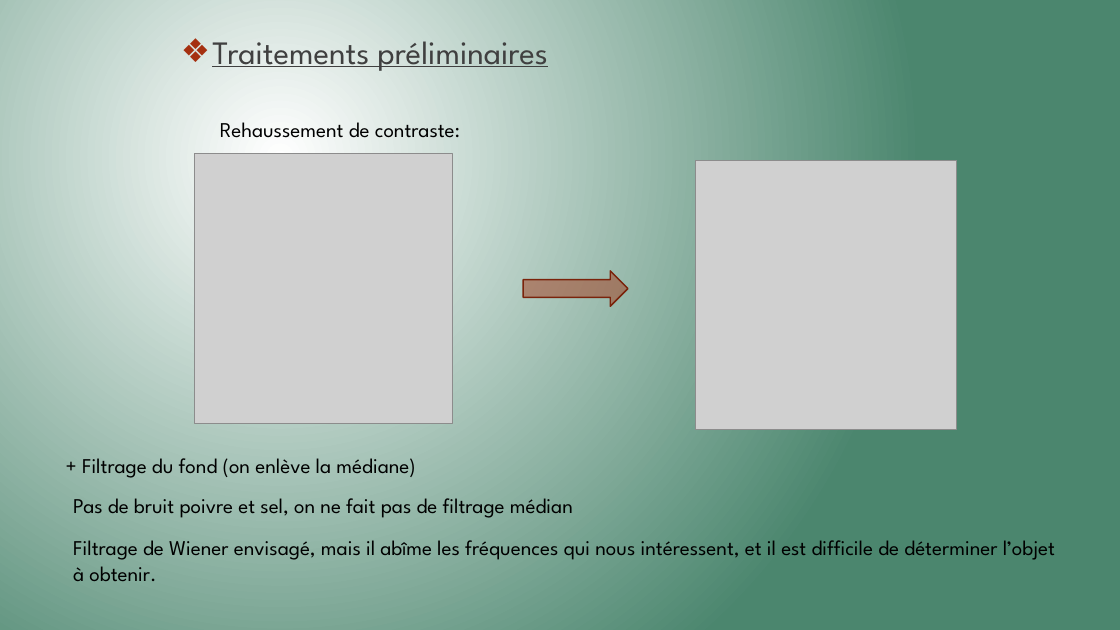
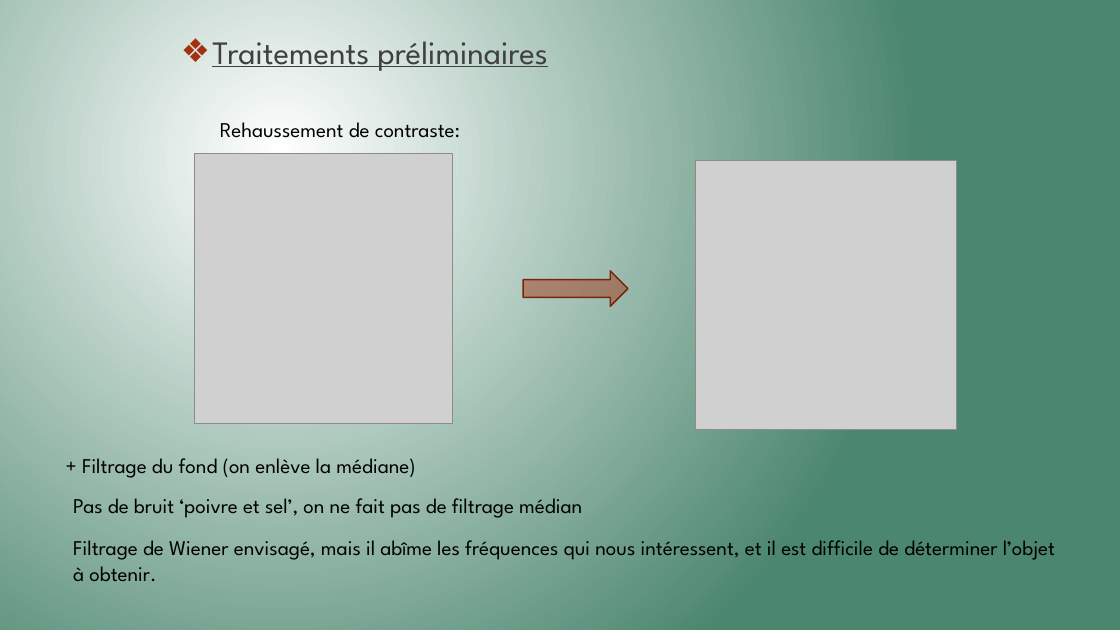
Before and after one commit to Killian-Herveau/PIMS, a slide deck: slide 5 of Pres_Avril/PresentationPIMSAvril.pptx (slide 6 before the commit). Drawn at 1120x630 pixels with LibreOffice and Linux fonts; fonts in the diff are those of the drawing; grey boxes stand for pictures. Boxes give left, top, right and bottom in pixels: in the first picture for what was removed or moved away, otherwise in the second. Text is boxed around its words. In the diff, an @@ line names an element or a change of style, - is before the commit and + after.

```diff
--- a/Pres_Avril/PresentationPIMSAvril.pptx
+++ b/Pres_Avril/PresentationPIMSAvril.pptx
@@ text at <box>73,498,582,518</box>: text changed @@
-Pas de bruit poivre et sel, on ne fait pas de filtrage médian
+Pas de bruit ‘poivre et sel’, on ne fait pas de filtrage médian
```
Also in this commit, not shown: 11 other slides changed, 1 slide removed.
